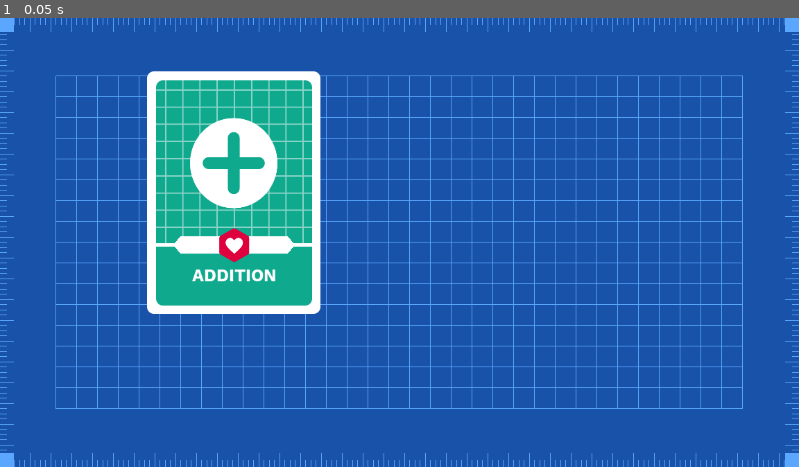
Above: before the commit, frame 1.
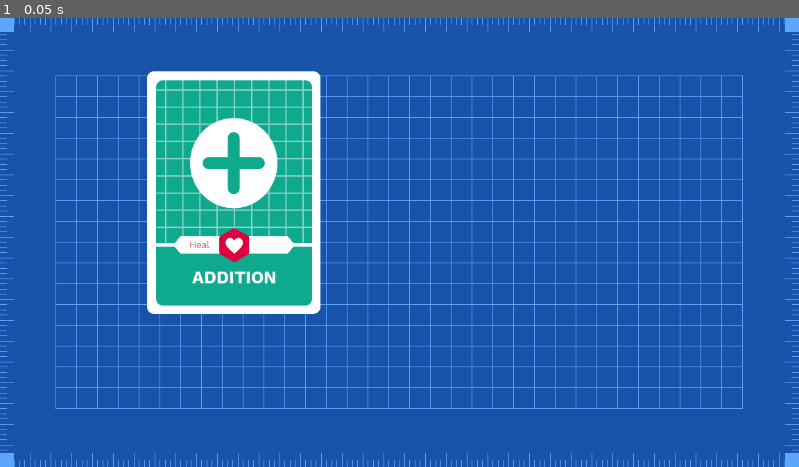
Above: after the commit, the same moment.

Repository: IamFastre/Numertica
Game: Godot game, scene res://scenes/game.tscn
Same seed, same stepped clock (60 frames per second), same inputs: the game is played once before the commit and once after it.
Inputs:
- Up to frame 1 (0.05 s): no input

The runs differ from the first frame. In frame 1, 0.2% of the frame differs, in the area x 23-35%, y 49-60%.

Commit message:
card type shown

Diff:
--- /dev/null
+++ b/resources/card_type.tres
@@ -0,0 +1,8 @@
+[gd_resource type="LabelSettings" load_steps=2 format=3 uid="uid://5ssldbmmiqtq"]
+
+[ext_resource type="FontFile" uid="uid://dfh74ts4qma8h" path="res://assets/fonts/WorkSans/WorkSans-Light.ttf" id="1_jxic6"]
+
+[resource]
+font = ExtResource("1_jxic6")
+font_size = 14
+font_color = Color(0, 0, 0, 1)
--- a/scenes/card.tscn
+++ b/scenes/card.tscn
@@ -1,8 +1,9 @@
-[gd_scene load_steps=4 format=3 uid="uid://d0vfb4abomtui"]
+[gd_scene load_steps=5 format=3 uid="uid://d0vfb4abomtui"]
 
 [ext_resource type="Script" path="res://scripts/cards/main.gd" id="1_7a6ey"]
 [ext_resource type="Texture2D" uid="uid://cgpy3cg7mtq3b" path="res://assets/cards/shape.svg" id="2_fj6ve"]
 [ext_resource type="LabelSettings" uid="uid://c6yet1dr421yr" path="res://resources/card_name.tres" id="3_go25d"]
+[ext_resource type="LabelSettings" uid="uid://5ssldbmmiqtq" path="res://resources/card_type.tres" id="4_2sajv"]
 
 [node name="Card" type="Node2D"]
 script = ExtResource("1_7a6ey")
@@ -59,14 +60,16 @@
 
 [node name="Textual" type="Control" parent="Sprite/Canvas/Content"]
 layout_mode = 1
-anchor_left = 0.504
-anchor_top = 0.857
-anchor_right = 0.504
-anchor_bottom = 0.857
-offset_left = -113.4
-offset_top = -41.025
-offset_right = 111.6
-offset_bottom = 46.475
+anchor_left = 0.5
+anchor_top = 0.875
+anchor_right = 0.5
+anchor_bottom = 0.875
+offset_left = -112.5
+offset_top = -40.375
+offset_right = 112.5
+offset_bottom = 40.625
+grow_horizontal = 2
+grow_vertical = 2
 
 [node name="CardName" type="Label" parent="Sprite/Canvas/Content/Textual"]
 layout_mode = 1
@@ -106,3 +109,18 @@
 offset_bottom = 262.5
 expand_mode = 1
 stretch_mode = 5
+
+[node name="TypeName" type="Label" parent="Sprite/Canvas/Content"]
+layout_mode = 0
+offset_left = 37.0
+offset_top = 228.0
+offset_right = 90.0
+offset_bottom = 251.0
+pivot_offset = Vector2(0, 12.5)
+text = "Type"
+label_settings = ExtResource("4_2sajv")
+horizontal_alignment = 1
+vertical_alignment = 3
+clip_text = true
+text_overrun_behavior = 1
+max_lines_visible = 1
--- a/scripts/cards/card_types.gd
+++ b/scripts/cards/card_types.gd
@@ -1,5 +1,13 @@
 class_name Card extends Node2D
 
 enum Icons {
-    heal
+	heal,
 }
+
+enum Types {
+	effect,
+}
+
+const ICON_COLOR = [
+   Color("df003e") # Icons.heal
+]
--- a/scripts/cards/main.gd
+++ b/scripts/cards/main.gd
@@ -5,6 +5,7 @@
 @export var card_name:String = "Card"
 @export var cost:int = 0
 @export var card_icon:Card.Icons
+@export var card_type:Card.Types
 @export var foreground_texture:Texture2D
 @export var background_texture:Texture2D
 @export var canvas_color:Color = Color.BLACK
@@ -20,9 +21,12 @@
 @onready var info_box = $Sprite/Canvas/Content/InfoBox
 @onready var separator = $Sprite/Canvas/Content/Separator
 @onready var name_node = $Sprite/Canvas/Content/Textual/CardName
+@onready var type_name = $Sprite/Canvas/Content/TypeName
 
 func configure():
 	name_node.text = card_name
+	type_name.text = Card.Icons.keys()[card_type].capitalize()
+	type_name.label_settings.font_color = Card.ICON_COLOR[card_type]
 	sprite.self_modulate = sprite_color
 	info_box.color = sprite_color
 	separator.default_color = sprite_color
